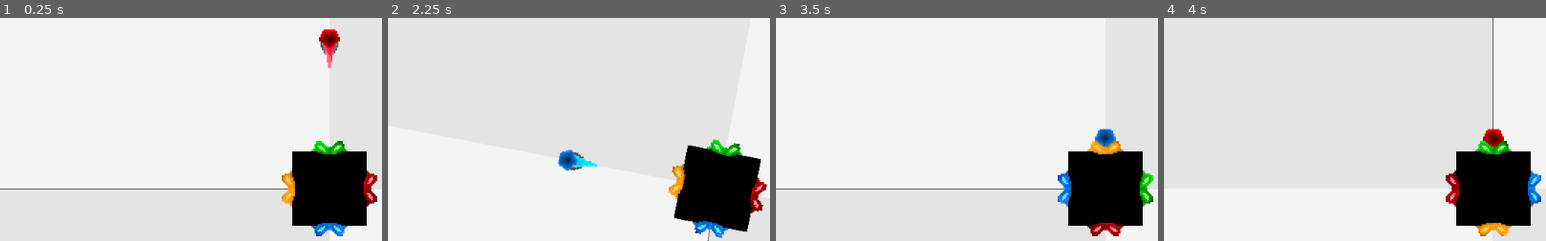
Above: before the commit, frames 1-4 (left to right).
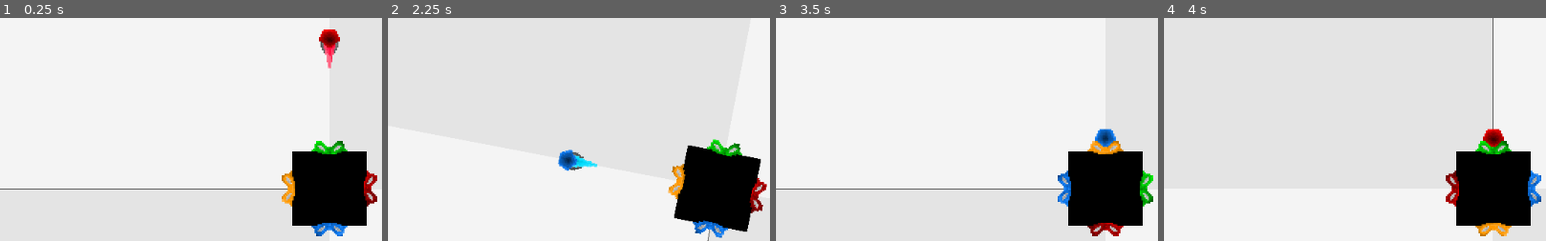
Above: after the commit, the same moments.

Repository: KeatonMueller/polymonous
Game: Godot game, scene res://Scenes/Main/MainScene.tscn
Two runs of this game, one before a commit and one after it. Both use one fixed random seed, a clock stepped at 60 frames per second and the inputs below.
Inputs:
- Up to frame 1 (0.25 s): no input
- Up to frame 2 (2.25 s): tap Enter (new_game) at 0.5, 2, 2.1 s; hold Right (rot_right) 0.53-1.28 s; tap S (drop) at 0.6, 1.35 s; tap Space at 1.25 s; hold Left (rot_left) 1.28-2.03 s; hold Right (rot_right) from 2.03 s (still down)
- Up to frame 3 (3.5 s): keep holding Right (rot_right); tap S (drop) at 2.3, 2.85 s
- Up to frame 4 (4 s): tap Space at 3.5 s; release Right (rot_right) at 3.53 s; hold Left (rot_left) from 3.53 s (still down); tap S (drop) at 3.6 s
The pictures show only the part of the screen within x 7-57%, y 12-62%; the shares and areas given below are measured in that part.

The runs differ from the first frame. In frame 1, 0.2% of the frame differs, in the area x 75-98%, y 57-96%; in frame 2, 0.3%, in the area x 74-98%, y 56-97%; in frame 3, 0.2%; in frame 4, 0.2%.

Commit message:
add inactive base sprites

Diff:
--- a/Scenes/Base/Base.gd
+++ b/Scenes/Base/Base.gd
@@ -20,4 +20,12 @@
 		var val = pos_vals[randi() % pos_vals.size()]
 		pos_vals.erase(val)
 		values[theta] = val
-		bases[i].texture = load("res://Textures/Base/sprite_" + str(val) + ".png")
+		bases[i].texture = load("res://Textures/Base/sprite_" + str(val) + "_i.png")
+
+func lock_fragment(theta: float):
+	var i = 0
+	for th in values.keys():
+		if th == theta:
+			var val = values[th]
+			bases[i].texture = load("res://Textures/Base/sprite_" + str(val) + ".png")
+		i += 1
--- a/Scenes/Main/MainScene.gd
+++ b/Scenes/Main/MainScene.gd
@@ -142,6 +142,7 @@
 	if base.values[th] != curr_fragment.value:
 		game_over = true
 		return
+	base.lock_fragment(th)
 
 	# deactivate dropped fragment
 	curr_fragment.deactivate()
Binary file added: Textures/Base/sprite_0_i.png
Not shown, added: Textures/Base/sprite_0_i.png.import
Binary file added: Textures/Base/sprite_1_i.png
Not shown, added: Textures/Base/sprite_1_i.png.import
Binary file added: Textures/Base/sprite_2_i.png
Not shown, added: Textures/Base/sprite_2_i.png.import
Binary file added: Textures/Base/sprite_3_i.png
Not shown, added: Textures/Base/sprite_3_i.png.import
Binary file added: Textures/Base/sprite_4_i.png
Not shown, added: Textures/Base/sprite_4_i.png.import
Binary file added: Textures/Base/sprite_5_i.png
Not shown, added: Textures/Base/sprite_5_i.png.import
(and 4 more such lines)
